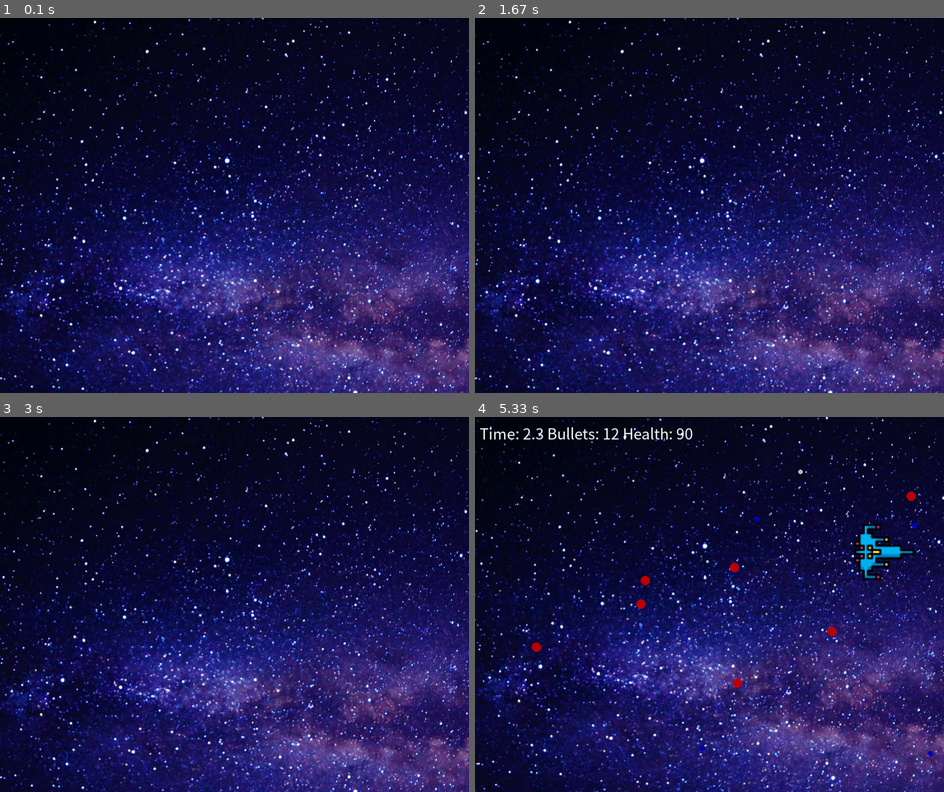
Above: before the commit, frames 1-4 (two rows, left to right).
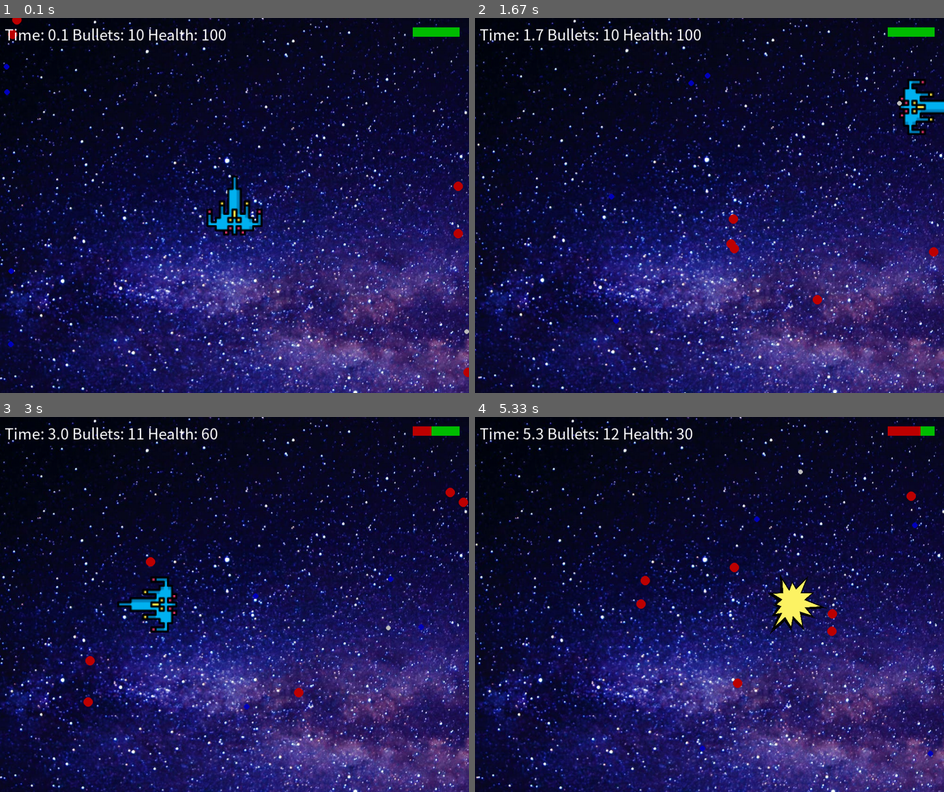
Above: after the commit, the same moments.

Repository: dalbodeule/pygame
Game: pygame game, started from main.py
The game is run twice, just before and just after one commit, with the same random seed, the same clock (stepped at 60 frames per second) and the same inputs.
Inputs:
- Up to frame 1 (0.1 s): no input
- Up to frame 2 (1.67 s): hold Right 0.33-0.8 s; hold Up 0.83-1.13 s; hold Right 1.17-1.63 s
- Up to frame 3 (3 s): hold Left 1.67-2.2 s; hold Down 2.23-2.53 s; hold Left 2.57-2.97 s
- Up to frame 4 (5.33 s): hold Up 3-3.37 s; hold Right 3.4-4.03 s; hold Down 4.07-4.43 s; hold Left 4.47-4.93 s; hold Right from 4.97 s (still down)

The runs differ from the first frame. In frame 1, 2.0% of the frame differs, in the area x 0-100%, y 0-96%; in frame 2, 22%; in frame 3, 2.0%; in frame 4, 28%, in the area x 0-100%, y 0-100%.

Commit message:
complete sixth mission
- show hp bar at right top

Diff:
--- a/Library/bullet.py
+++ b/Library/bullet.py
@@ -7,8 +7,6 @@
 def Bullet(x, y, toX, toY):
     rnd = rnint(1, 100)
 
-    print(rnd)
-
     if rnd <= 50:
         return RedBullet(x, y, toX, toY)
     elif rnd <= 90:
--- /dev/null
+++ b/Library/hpbar.py
@@ -0,0 +1,61 @@
+import pygame
+
+class HPBar:
+    def __init__(self, screen, maxhp, size):
+        self.__maxhp = maxhp
+        self.__hp = maxhp
+        self.__size = size
+        self.__is_show = True
+
+        # add bg
+        self.__bg = Rect(screen, (190, 0, 0), size)
+        # add hpbar
+        self.__hpbar = Rect(screen, (0, 190, 0), size)
+
+    # update hpbar size
+    def update(self, hp):
+        self.__hp = hp
+
+        # calc and set hp bar size
+        self.__hpbar.set_size(hp/self.__maxhp * self.__size)
+
+    def show(self):
+        self.__is_show = True
+
+    def hide(self):
+        self.__is_show = False
+
+    # draw hpbar
+    def draw(self, screen):
+        if self.__is_show:
+            self.__bg.draw(screen)
+            self.__hpbar.draw(screen)
+
+class Rect:
+    def __init__(self, screen, color, size):
+        self.__size = size
+        self.__color = color
+
+        self.update(screen)
+
+    def set_size(self, size):
+        self.__size = size
+
+    def get_size(self):
+        return self.__size
+
+    # set rect position and size
+    def update(self, screen):
+        width, height = screen.get_size()
+        self.__rect = [
+            width - self.__size - 20,
+            20,
+            self.__size,
+            20
+        ]
+
+    def draw(self, screen):
+        # update bar size
+        self.update(screen)
+        # draw rect
+        pygame.draw.rect(screen, self.__color, self.__rect)
--- a/main.py
+++ b/main.py
@@ -4,6 +4,7 @@
 import pygame
 from Library.bullet import Bullet
 from Library.player import Player
+from Library.hpbar import HPBar
 
 def collision(obj1, obj2):
     obj1Pos = obj1.get_pos()
@@ -34,6 +35,8 @@
 
 player = Player(WIDTH/2, HEIGHT/2, pygame.mixer)
 
+hpbar = HPBar(screen, player.get_health(), 100)
+
 bg_image = pygame.image.load("Resources/bg.jpg")
 bg_pos = (-150, -150)
 
@@ -45,8 +48,6 @@
 
 screen.blit(bg_image, bg_pos)
 pygame.display.update()
-
-time.sleep(3)
 
 start_time = time.time()
 
@@ -101,6 +102,9 @@
     player.update(dt, screen)
     player.draw(screen)
 
+    hpbar.update(player.get_health())
+    hpbar.draw(screen)
+
     for b in bullets:
         b.update_and_draw(dt, screen)
 
@@ -123,6 +127,7 @@
                 if player.hit(b.get_damage()):
                     GAMEOVER = True
                     score = elapsed_time
+                    hpbar.hide()
                     #time.sleep(2)
                     #RUNNING = False
 
Not shown, changed: README.md
